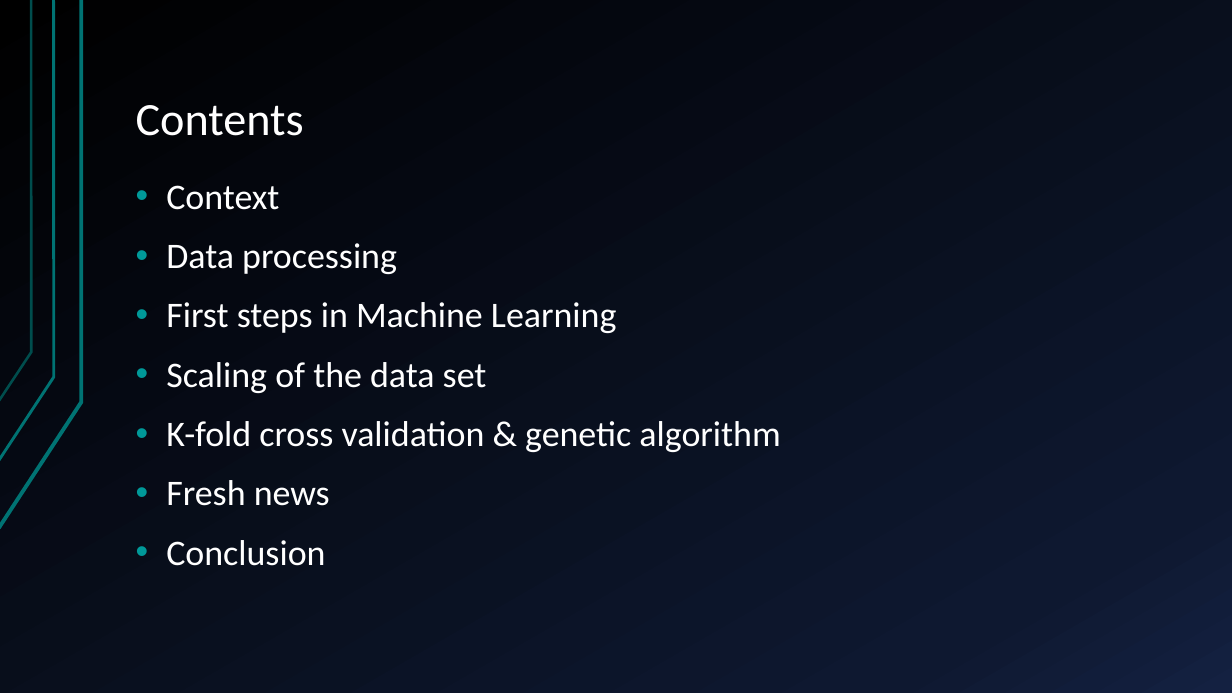
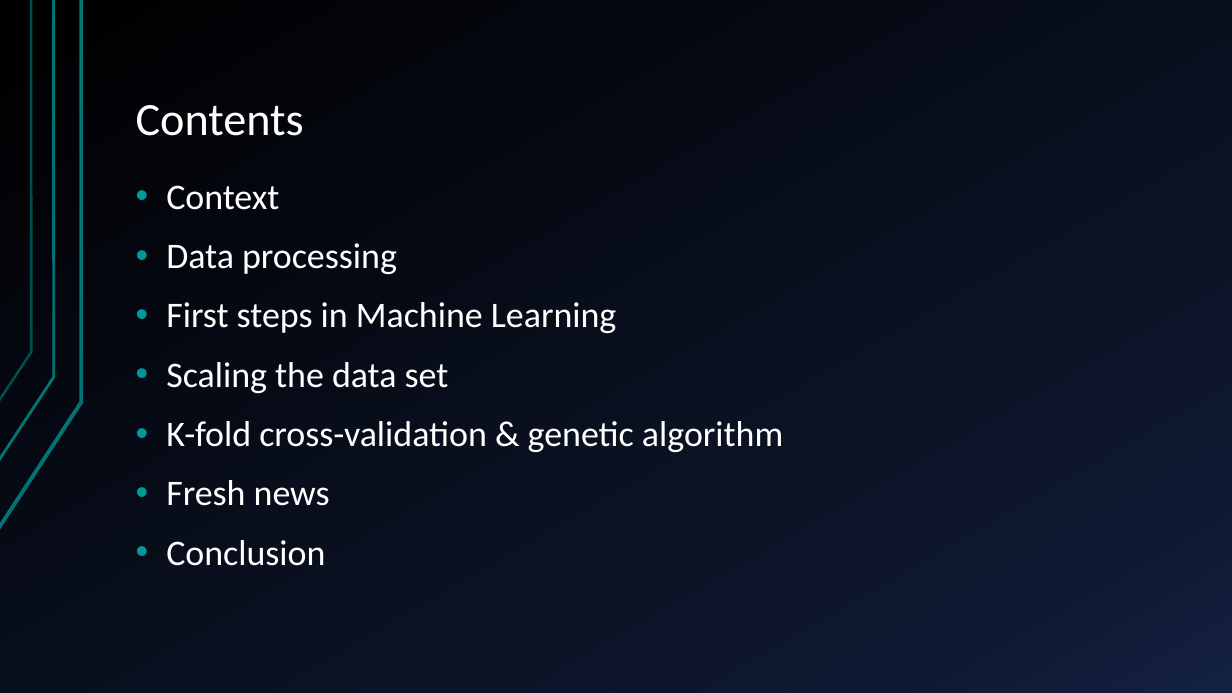
Before and after one commit to Leirof/M1-TNO_Detection_Efficiency, a slide deck: slide 2 of report/Diapo soutenance.pptx. Drawn at 1232x693 pixels with LibreOffice and Linux fonts; fonts in the diff are those of the drawing. Boxes give left, top, right and bottom in pixels: in the first picture for what was removed or moved away, otherwise in the second. Text is boxed around its words. In the diff, an @@ line names an element or a change of style, - is before the commit and + after.

```diff
--- a/report/Diapo soutenance.pptx
+++ b/report/Diapo soutenance.pptx
@@ text at (x1=166, y1=362, x2=783, y2=452): text changed @@
-• Scaling of the data set
-• K-fold cross validation & genetic algorithm
+• Scaling the data set
+• K-fold cross-validation & genetic algorithm
```
Also in this commit, not shown: 4 other slides changed, 8 slides added, 1 slide removed, 6 other files.
